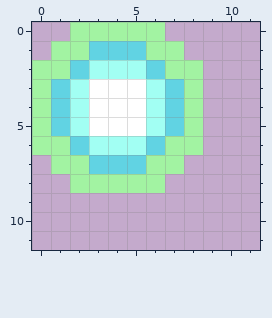
Two states of a pixel-art file, RetroWar/RetroWar/Content/Sprites/ASE/tankv1_bullet_charged.ase. The picture above was drawn from the file before the commit.
16x16 pixels, 1 frame. Shown: x 0..11, y 0..11.
After the commit:
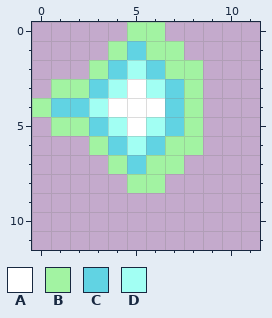
Palette (. is transparent): A #ffffff  B #a2f3a2  C #61d3e3  D #a2fff3
Diff:
Colour D gives way to colour A in row 4 at x 6.
Colour C gives way to colour B in row 1 at x 4; in row 3 at x 1; in row 5 at x 1; in row 7 at x 4.
Colour D gives way to colour B in row 2 at x 3; in row 3 at x 2; in row 5 at x 2; in row 6 at x 3.
Colour A gives way to colour C in row 3 at x 3; in row 5 at x 3.
Colour D gives way to colour C in row 2 at x 4; in row 4 at x 2; in row 6 at x 4.
Colour A gives way to colour D in row 3 at x 4; in row 4 at x 3; in row 5 at x 4.
The edit erases colour B in row 0 at x 2 to 4; in row 1 at x 1 to 2; in row 2 at x 0 to 1; in row 3 at x 0; in row 5 at x 0; in row 6 at x 0 to 1.
The edit erases colour B in row 7 at x 1 to 2; in row 8 at x 2 to 4.
The edit erases colour C in row 1 at x 3; in row 2 at x 2; in row 6 at x 2; in row 7 at x 3.
